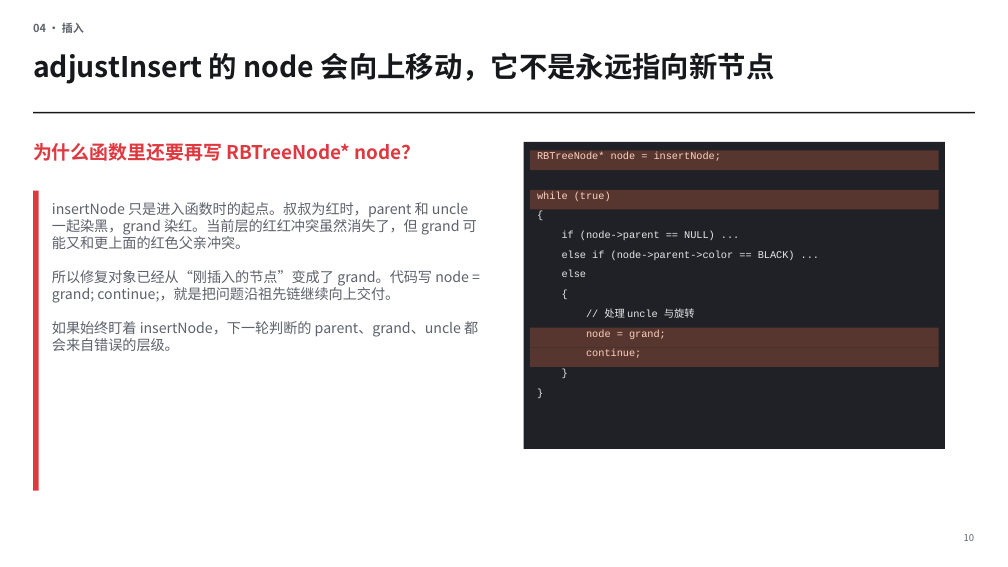
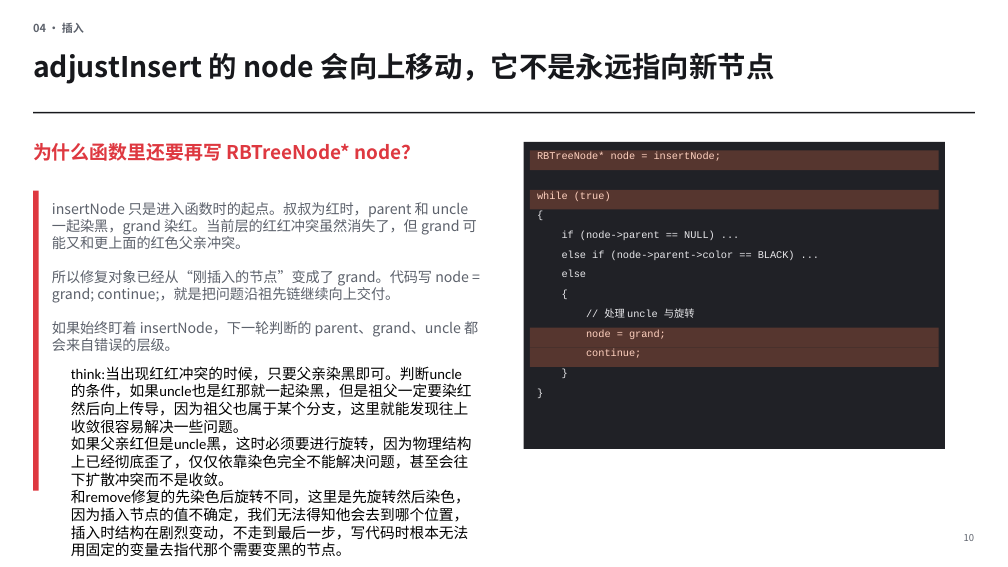
Before and after one commit to anarchycuriosity/data_structure_course_design, a slide deck: slide 10 of outputs/red_black_tree_defense.pptx. Drawn at 1008x567 pixels with LibreOffice and Linux fonts; fonts in the diff are those of the drawing. Boxes give left, top, right and bottom in pixels: in the first picture for what was removed or moved away, otherwise in the second. Text is boxed around its words. In the diff, an @@ line names an element or a change of style, - is before the commit and + after.

```diff
--- a/outputs/red_black_tree_defense.pptx
+++ b/outputs/red_black_tree_defense.pptx
@@ text added at bbox=[71, 366, 472, 557], 14 pt, text #000000 @@
+think:当出现红红冲突的时候，只要父亲染黑即可。判断uncle的条件，如果uncle也是红那就一起染黑，但是祖父一定要染红然后向上传导，因为祖父也属于某个分支，这里就能发现往上收敛很容易解决一些问题。
+如果父亲红但是uncle黑，这时必须要进行旋转，因为物理结构上已经彻底歪了，仅仅依靠染色完全不能解决问题，甚至会往下扩散冲突而不是收敛。
+和remove修复的先染色后旋转不同，这里是先旋转然后染色，因为插入节点的值不确定，我们无法得知他会去到哪个位置，插入时结构在剧烈变动，不走到最后一步，写代码时根本无法用固定的变量去指代那个需要变黑的节点。
```
Also in this commit, not shown: 2 other slides changed, 1 slide added, 3 slides removed.
